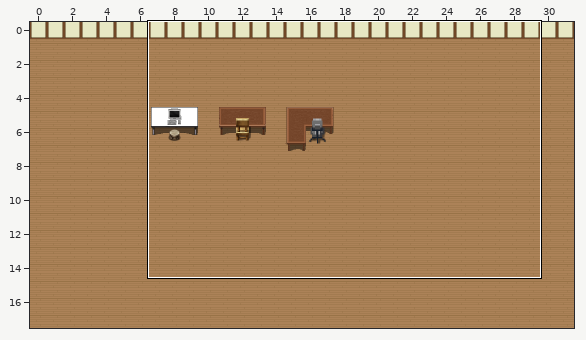
Two states of a Tiled map (JSON), public/js/game/map/map_pres.json. The first picture is a wide view before the edit; the outline marks the close-up.
Close-up. Before the edit:
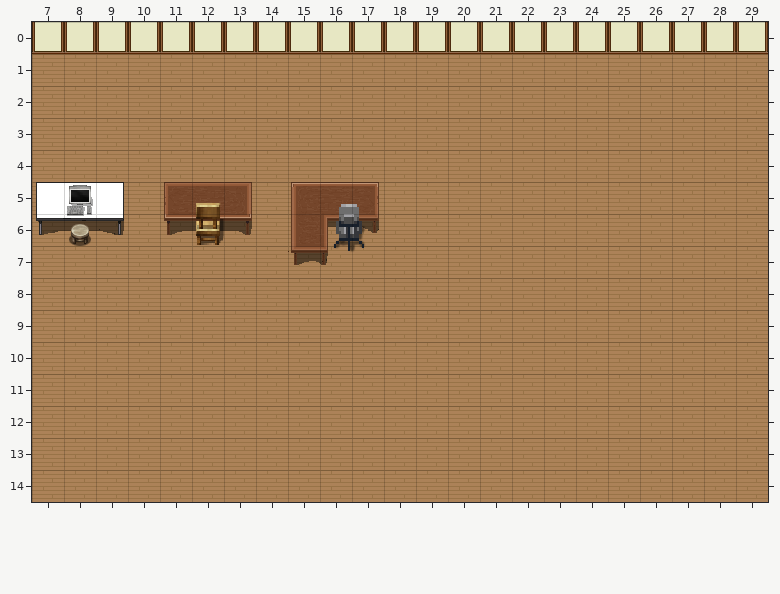
Cells are 32x32 px. Shown: x 7..29, y 0..14.
After:
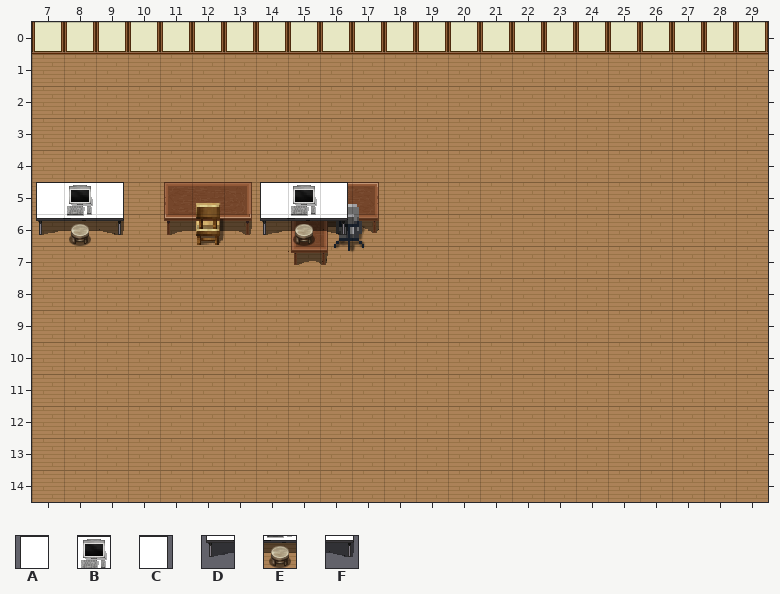
Key: from "tileset_1": A 0, B 1, C 2, D 28, E 29, F 30.
_ is an empty cell.
See-through tiles are keyed as they look on the map.
What changed:
Layer "bureau_lvl1_1":
The author put tile A in row 5 at x 14.
The author put tile B in row 5 at x 15.
The author put tile C in row 5 at x 16.
The author put tile D in row 6 at x 14.
The author put tile E in row 6 at x 15.
The author put tile F in row 6 at x 16.
Boxes around the changes in both close-ups, in picture pixels (x1, y1, x2, y2):
added: (260, 182, 348, 246)
